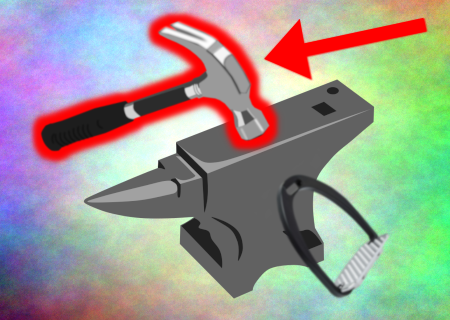
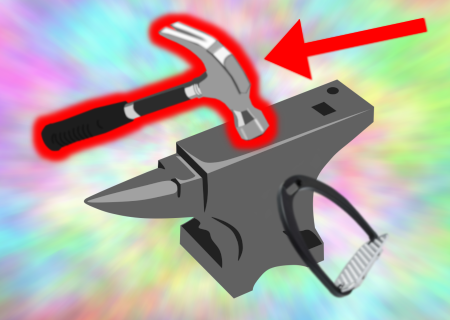
Revision of a layered 450px x 320px image; what changed, layer by layer:
painted on "Background" over [0, 0, 450, 320]
